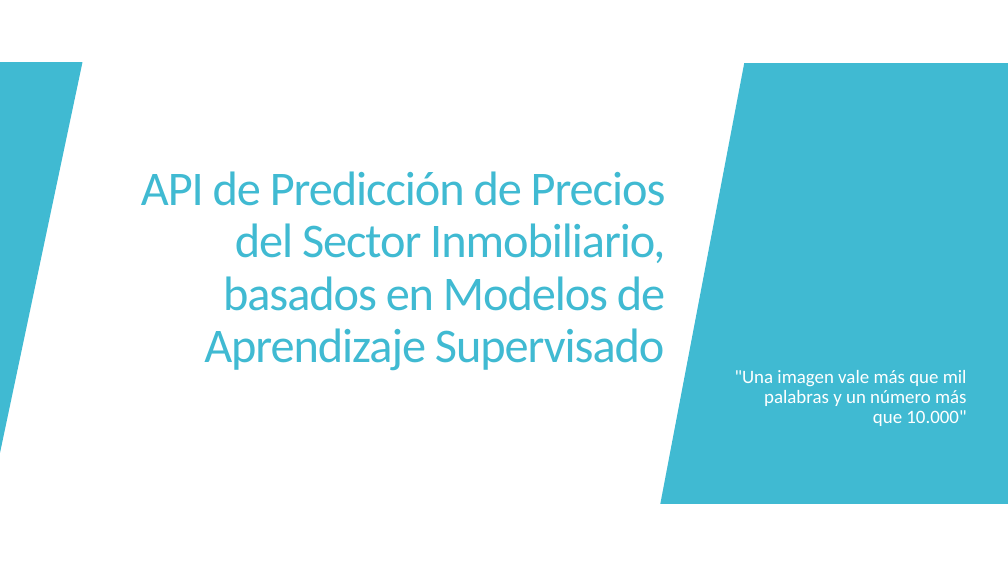
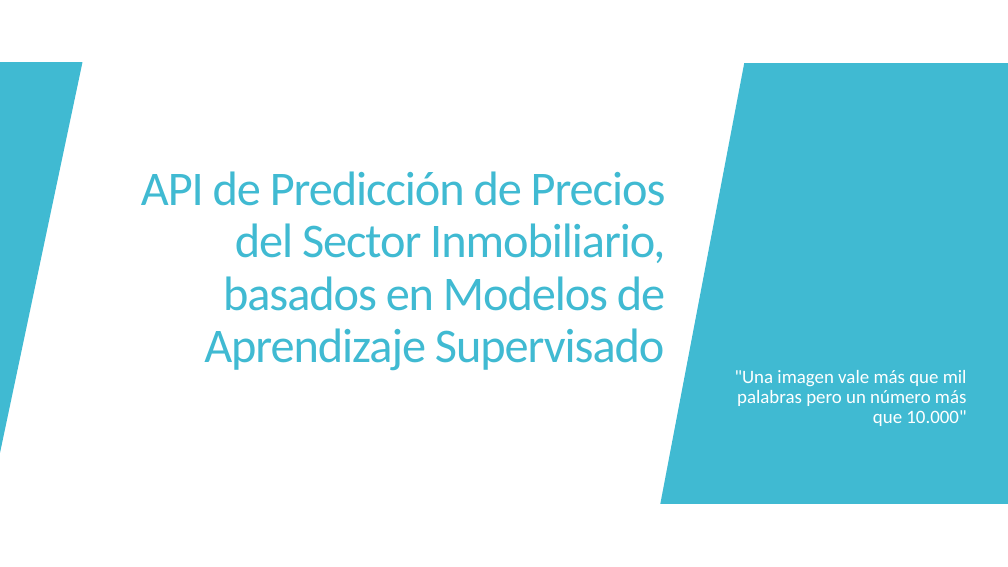
Before and after one commit to amariasm/Proyecto_API_Random_Forest, a slide deck: slide 1 of articulo/Presentación Proyecto v1.pptx. Drawn at 1008x567 pixels with LibreOffice and Linux fonts; fonts in the diff are those of the drawing. Boxes give left, top, right and bottom in pixels: in the first picture for what was removed or moved away, otherwise in the second. Text is boxed around its words. In the diff, an @@ line names an element or a change of style, - is before the commit and + after.

```diff
--- a/articulo/Presentación Proyecto v1.pptx
+++ b/articulo/Presentación Proyecto v1.pptx
@@ subtitle at bbox=[735, 370, 967, 426]: text changed @@
-"Una imagen vale más que mil palabras y un número más que 10.000"
+"Una imagen vale más que mil palabras pero un número más que 10.000"
```
Also in this commit, not shown: 6 other slides changed, 1 other file.
